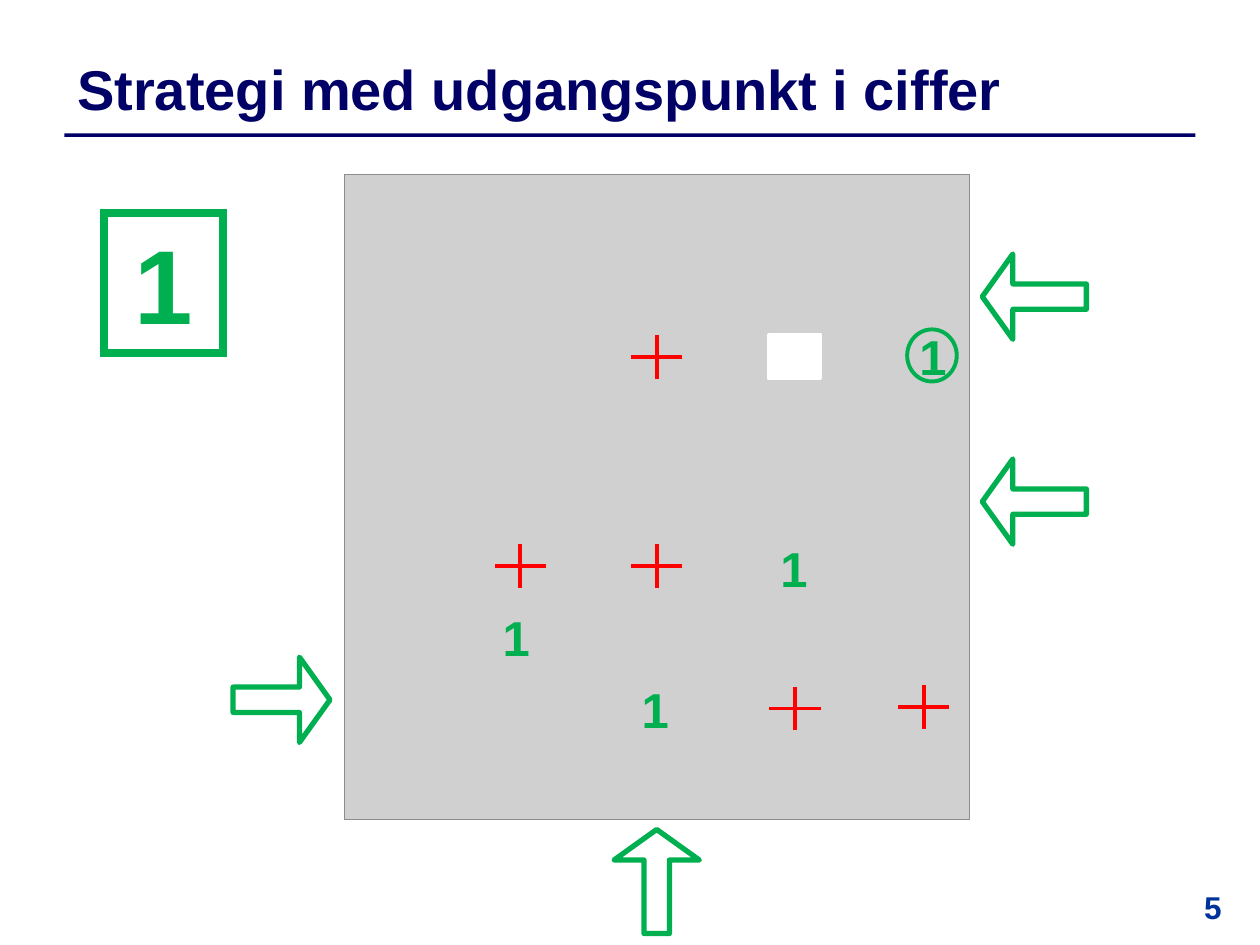
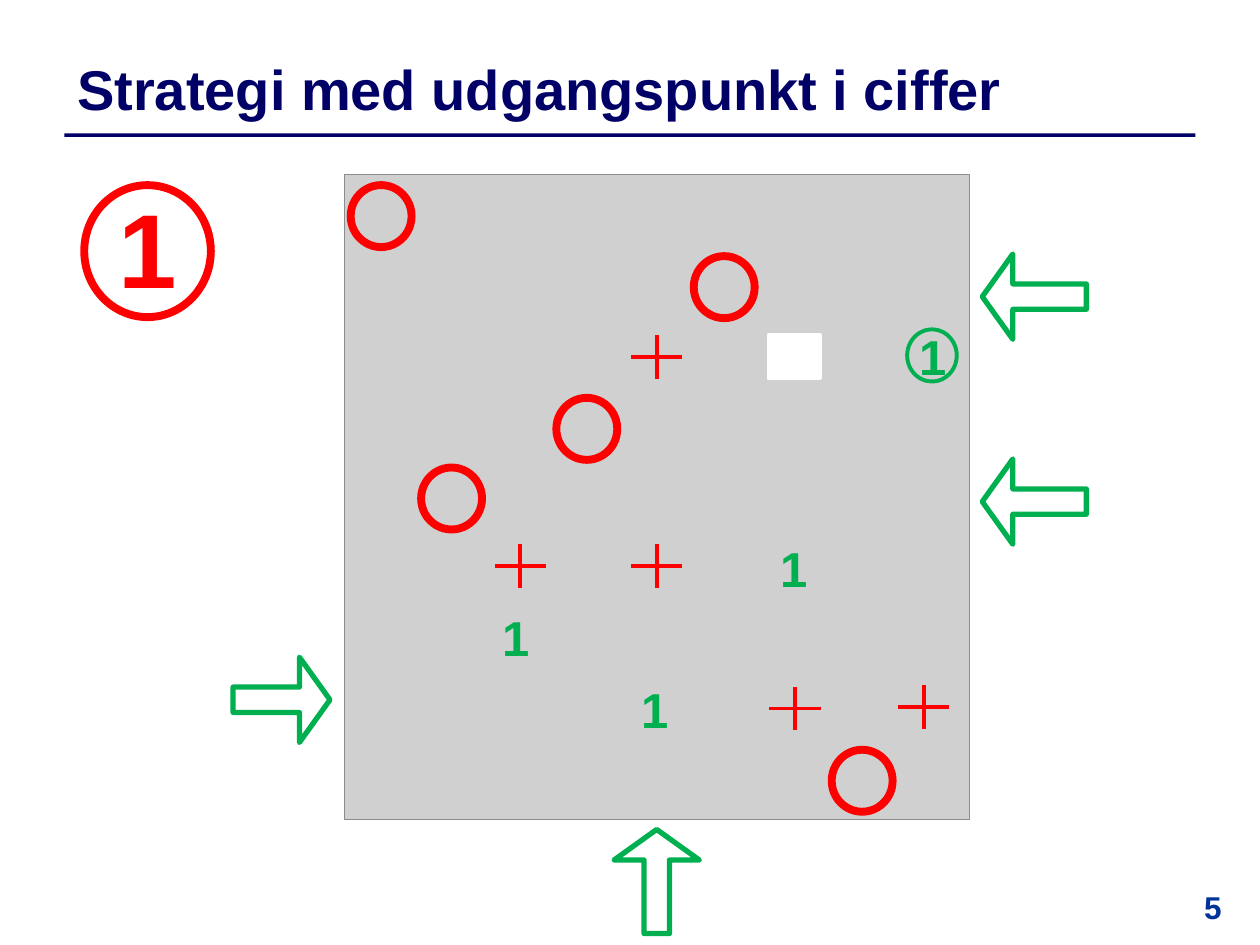
Before and after one commit to IntProgAU/Materiale, a slide deck: slide 5 of web/e21/uge_1a/Slides-Uge1-Mandag.pptx. Drawn at 1260x945 pixels with LibreOffice and Linux fonts; fonts in the diff are those of the drawing; grey boxes stand for pictures. Boxes give left, top, right and bottom in pixels: in the first picture for what was removed or moved away, otherwise in the second. Text is boxed around its words. In the diff, an @@ line names an element or a change of style, - is before the commit and + after.

```diff
--- a/web/e21/uge_1a/Slides-Uge1-Mandag.pptx
+++ b/web/e21/uge_1a/Slides-Uge1-Mandag.pptx
@@ text "1": place and size @@
-text "1" at [105,213,224,353]
+text "1" at [118,215,176,307]
@@ text "1" at [118,215,176,307]: text colour #00B050 to #FF0000; outline #00B050 4.5 pt to none @@
@@ ellipse added at [84,185,210,318], outline #FF0000 4.5 pt @@
@@ group added at [350,185,892,811]: 5 ellipses @@
```
Also in this commit, not shown: 1 other slide changed, 2 other files.
